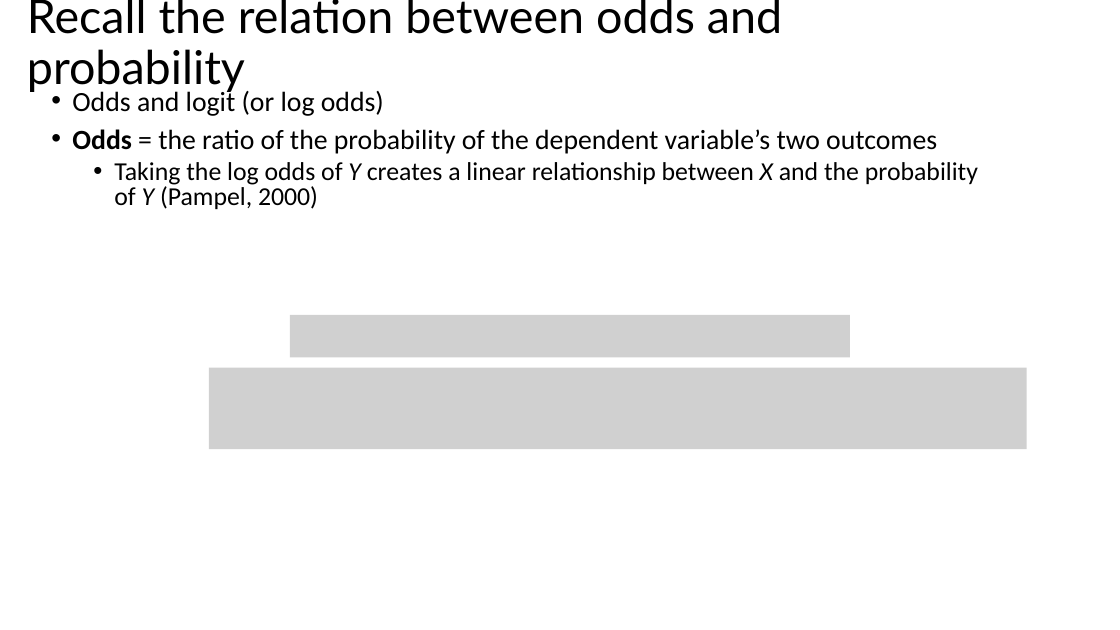
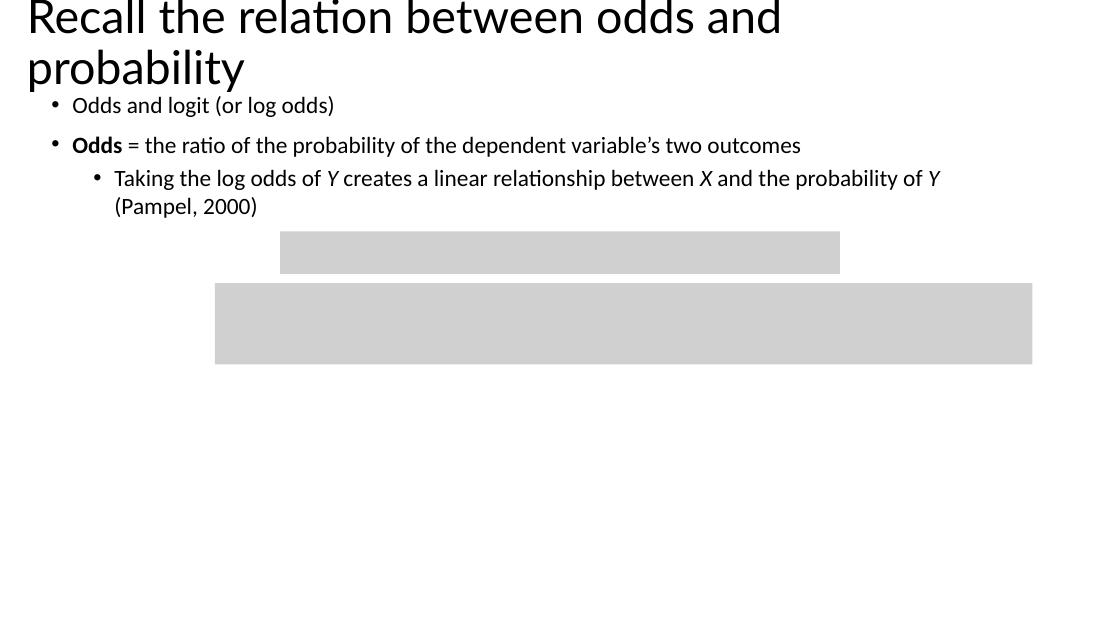
Before and after one commit to bigdataforsocialjustice/stats-for-social-justice, a slide deck: slide 9 of slides/logistic/logistic_regression.pptx. Drawn at 1120x630 pixels with LibreOffice and Linux fonts; fonts in the diff are those of the drawing; grey boxes stand for pictures. Boxes give left, top, right and bottom in pixels: in the first picture for what was removed or moved away, otherwise in the second. Text is boxed around its words. In the diff, an @@ line names an element or a change of style, - is before the commit and + after.

```diff
--- a/slides/logistic/logistic_regression.pptx
+++ b/slides/logistic/logistic_regression.pptx
@@ text "Odds and logit (or log ..." at [72, 96, 939, 218]: size 23.8 to 20 pt in "Odds and logit (or log odds)", "Odds = the ratio of the probability ..."; size 22.1 to 20 pt in "Taking the log odds of Y creates ..."; line spacing 0.8 to 1 @@
@@ picture added at [280, 232, 840, 274] @@
@@ picture added at [215, 283, 1033, 365] @@
@@ picture removed at [290, 315, 850, 357] @@
@@ picture removed at [209, 368, 1027, 450] @@
```
Also in this commit, not shown: 7 other slides changed.
